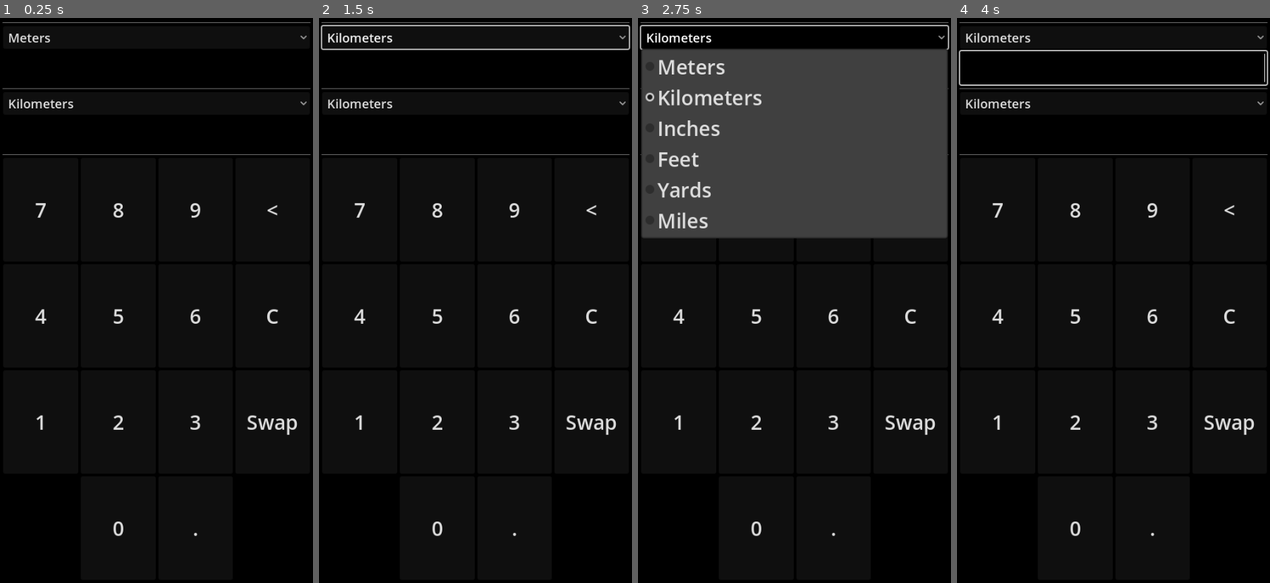
Above: before the commit, frames 1-4 (left to right).
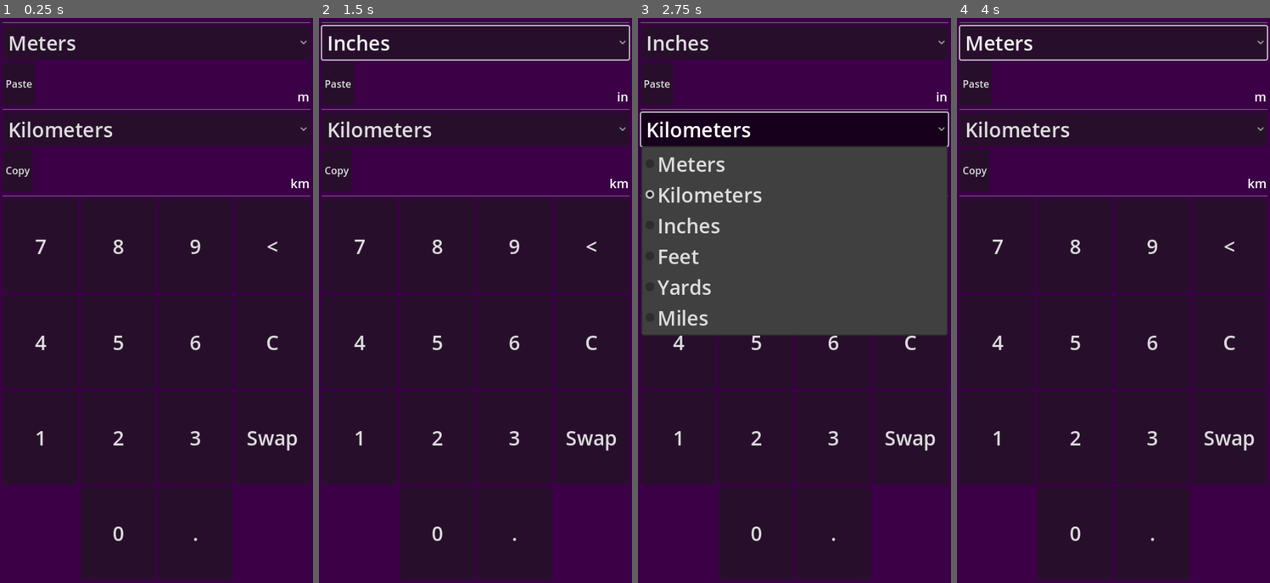
Above: after the commit, the same moments.

Repository: Wcubed/unit_converter
Game: Godot game, scene res://ui/main.tscn
Same seed, same stepped clock (60 frames per second), same inputs: the game is played once before the commit and once after it.
Inputs (mouse positions are in pixels of both pictures, inside the frame that each line leads up to):
- Up to frame 1 (0.25 s): no input
- Up to frame 2 (1.5 s): click "Meters" at 0.5 s; click "Kilometers" at 1.25 s
- Up to frame 3 (2.75 s): click "Kilometers" at 2 s
- Up to frame 4 (4 s): click "Kilometers" (after the commit: "Inches") at 2.75 s; click (975, 85) at 3.5 s, where only the run after the commit has a clickable "Paste"

The runs differ from the first frame. In frame 1, 100% of the frame differs, in the area x 0-100%, y 0-100%; in frame 2, 99%; in frame 3, 85%; in frame 4, 100%.

Commit message:
Auto scaling based on screen size

Diff:
--- a/project.godot
+++ b/project.godot
@@ -20,6 +20,7 @@
 
 window/size/viewport_width=500
 window/size/viewport_height=900
+window/handheld/orientation=1
 
 [gui]
 
@@ -28,3 +29,4 @@
 [rendering]
 
 renderer/rendering_method="mobile"
+textures/vram_compression/import_etc2_astc=true
--- a/ui/converter.gd
+++ b/ui/converter.gd
@@ -5,6 +5,8 @@
 
 @onready var input_units := %InputUnits
 @onready var output_units := %OutputUnits
+@onready var input_abr := %InputAbbreviation
+@onready var output_abr := %OutputAbbreviation
 
 # What to multiply the input value with to get to a standard SI unit.
 var to_standard_unit := 1.0
@@ -19,6 +21,15 @@
 	"Feet": 0.3048,
 	"Yards": 0.9144,
 	"Miles": 1609.344,
+}
+
+var abbreviations := {
+	"Meters": "m",
+	"Kilometers": "km",
+	"Inches": "in",
+	"Feet": "ft",
+	"Yards": "yd",
+	"Miles": "mi",
 }
 
 func _ready():
@@ -63,10 +74,12 @@
 	var unit_name: String = input_units.get_item_text(input_units.selected)
 	var unit_value = units[unit_name]
 	to_standard_unit = unit_value
+	input_abr.text = abbreviations[unit_name]
 
 	unit_name = output_units.get_item_text(output_units.selected)
 	unit_value = units[unit_name]
 	to_output_unit = 1/unit_value
+	output_abr.text = abbreviations[unit_name]
 
 	recalculate_output()
 
@@ -78,16 +91,7 @@
 		var standard_unit = input * to_standard_unit
 		var output = standard_unit * to_output_unit
 
-		var text = "%f" % output
-
-		# Remove trailing nonsignificant zeroes
-		if text.contains("."):
-			while text.ends_with("0"):
-				text = text.trim_suffix("0")
-			# A trailing "." is not necessary
-			text = text.trim_suffix(".")
-
-		output_value.text = text
+		output_value.text = display_float_without_nonsignificant_zeroes(output)
 
 
 func _on_input_units_item_selected(index: int) -> void:
@@ -96,3 +100,24 @@
 
 func _on_output_units_item_selected(index: int) -> void:
 	input_or_output_unit_changed()
+
+
+func _on_paste_button_pressed() -> void:
+	var value = float(DisplayServer.clipboard_get())
+	input_value.text = display_float_without_nonsignificant_zeroes(value)
+	recalculate_output()
+
+func _on_copy_button_pressed() -> void:
+	DisplayServer.clipboard_set(output_value.text)
+
+func display_float_without_nonsignificant_zeroes(input: float) -> String:
+	var text = "%f" % input
+
+	# Remove trailing nonsignificant zeroes
+	if text.contains("."):
+		while text.ends_with("0"):
+			text = text.trim_suffix("0")
+		# A trailing "." is not necessary
+		text = text.trim_suffix(".")
+
+	return text
--- a/ui/main.gd
+++ b/ui/main.gd
@@ -1 +1,9 @@
 extends PanelContainer
+
+func _ready():
+	# Determine screen scaling.
+	var designed_width = ProjectSettings.get_setting("display/window/size/viewport_width")
+	var current_width = DisplayServer.window_get_size(0).x
+
+	var scale = current_width / float(designed_width)
+	get_tree().root.content_scale_factor = scale
--- a/ui/main.tscn
+++ b/ui/main.tscn
@@ -26,13 +26,28 @@
 unique_name_in_owner = true
 layout_mode = 2
 
-[node name="InputValue" type="LineEdit" parent="MarginContainer/Converter"]
+[node name="InputContainer" type="HBoxContainer" parent="MarginContainer/Converter"]
+layout_mode = 2
+
+[node name="PasteButton" type="Button" parent="MarginContainer/Converter/InputContainer"]
+layout_mode = 2
+text = "Paste"
+
+[node name="InputValue" type="Label" parent="MarginContainer/Converter/InputContainer"]
 unique_name_in_owner = true
 layout_mode = 2
+size_flags_horizontal = 3
 size_flags_stretch_ratio = 0.5
-alignment = 2
-virtual_keyboard_enabled = false
-flat = true
+horizontal_alignment = 2
+
+[node name="InputAbbreviation" type="Label" parent="MarginContainer/Converter/InputContainer"]
+unique_name_in_owner = true
+custom_minimum_size = Vector2(40, 0)
+layout_mode = 2
+size_flags_vertical = 8
+theme_override_font_sizes/font_size = 20
+text = "m"
+horizontal_alignment = 2
 
 [node name="HSeparator2" type="HSeparator" parent="MarginContainer/Converter"]
 layout_mode = 2
@@ -41,14 +56,28 @@
 unique_name_in_owner = true
 layout_mode = 2
 
-[node name="OutputValue" type="LineEdit" parent="MarginContainer/Converter"]
+[node name="OutputContainer" type="HBoxContainer" parent="MarginContainer/Converter"]
+layout_mode = 2
+
+[node name="CopyButton" type="Button" parent="MarginContainer/Converter/OutputContainer"]
+layout_mode = 2
+text = "Copy"
+
+[node name="OutputValue" type="Label" parent="MarginContainer/Converter/OutputContainer"]
 unique_name_in_owner = true
 layout_mode = 2
+size_flags_horizontal = 3
 size_flags_stretch_ratio = 0.5
-alignment = 2
-editable = false
-virtual_keyboard_enabled = false
-flat = true
+horizontal_alignment = 2
+
+[node name="OutputAbbreviation" type="Label" parent="MarginContainer/Converter/OutputContainer"]
+unique_name_in_owner = true
+custom_minimum_size = Vector2(40, 0)
+layout_mode = 2
+size_flags_vertical = 8
+theme_override_font_sizes/font_size = 20
+text = "m"
+horizontal_alignment = 2
 
 [node name="HSeparator" type="HSeparator" parent="MarginContainer/Converter"]
 layout_mode = 2
@@ -58,7 +87,9 @@
 size_flags_vertical = 3
 
 [connection signal="item_selected" from="MarginContainer/Converter/InputUnits" to="MarginContainer/Converter" method="_on_input_units_item_selected"]
+[connection signal="pressed" from="MarginContainer/Converter/InputContainer/PasteButton" to="MarginContainer/Converter" method="_on_paste_button_pressed"]
 [connection signal="item_selected" from="MarginContainer/Converter/OutputUnits" to="MarginContainer/Converter" method="_on_output_units_item_selected"]
+[connection signal="pressed" from="MarginContainer/Converter/OutputContainer/CopyButton" to="MarginContainer/Converter" method="_on_copy_button_pressed"]
 [connection signal="backspace_pressed" from="MarginContainer/Converter/Keypad" to="MarginContainer/Converter" method="_on_keypad_backspace_pressed"]
 [connection signal="clear_pressed" from="MarginContainer/Converter/Keypad" to="MarginContainer/Converter" method="_on_keypad_clear_pressed"]
 [connection signal="dot_pressed" from="MarginContainer/Converter/Keypad" to="MarginContainer/Converter" method="_on_keypad_dot_pressed"]
Not shown, added: export_presets.cfg
Binary file added: screenshot.png
Not shown, added: screenshot.png.import
Binary file changed: ui/assets/main.theme
Not shown, changed: .gitignore
Not shown, changed: readme.md
